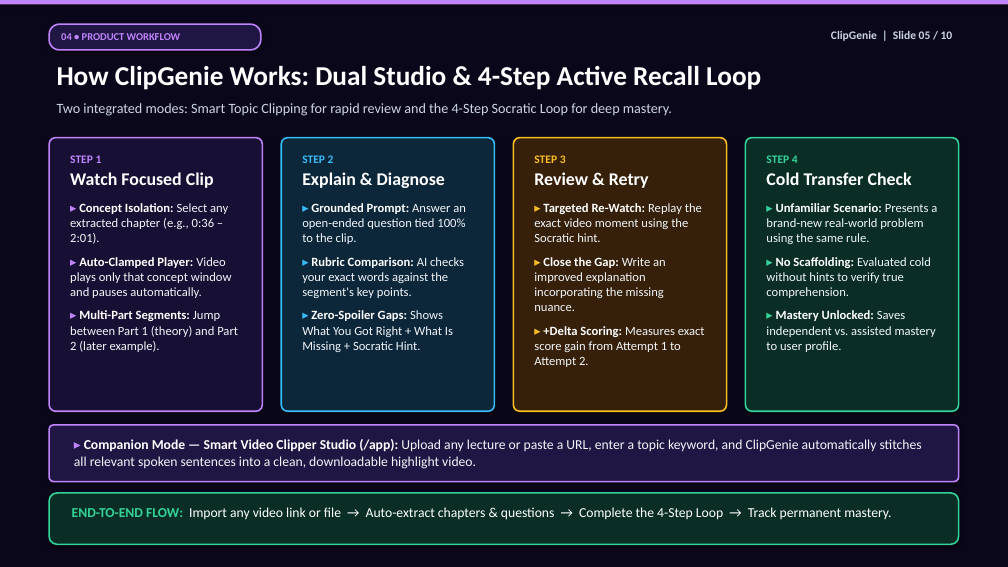
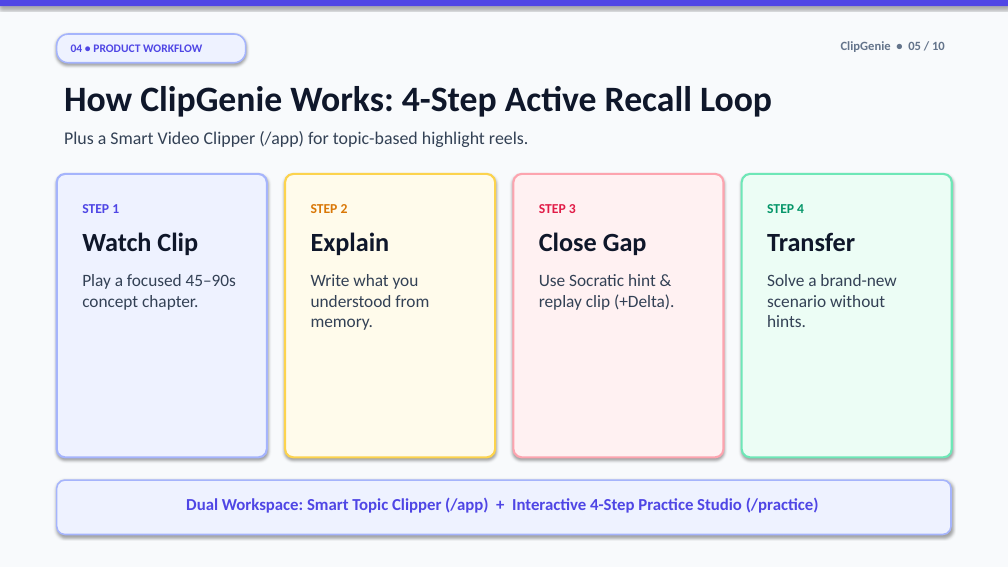
Before and after one commit to ansnaeemcodes/clipgenie, a slide deck: slide 5 of ClipGenie_Presentation.pptx. Drawn at 1008x567 pixels with LibreOffice and Linux fonts; fonts in the diff are those of the drawing. Boxes give left, top, right and bottom in pixels: in the first picture for what was removed or moved away, otherwise in the second. Text is boxed around its words. In the diff, an @@ line names an element or a change of style, - is before the commit and + after.

Commit message:
design(deck): create clean light-theme stage presentation with minimal text for projector visibility

```diff
--- a/ClipGenie_Presentation.pptx
+++ b/ClipGenie_Presentation.pptx
@@ rectangle at bbox=[0, 0, 1008, 567]: fill #0B071A to #F8FAFC @@
@@ rectangle at bbox=[0, 0, 1008, 6]: fill #C084FC to #4F46E5 @@
@@ rounded rectangle "04 • PRODUCT WORKFLOW": place and size @@
-rounded rectangle "04 • PRODUCT WORKFLOW" at bbox=[49, 24, 261, 50]
+rounded rectangle "04 • PRODUCT WORKFLOW" at bbox=[57, 34, 246, 63]
@@ rounded rectangle "04 • PRODUCT WORKFLOW" at bbox=[57, 34, 246, 63]: size 10 to 11 pt, text colour #C084FC to #4F46E5; fill #201644 to #EEF2FF; outline #C084FC 1.5 pt to #A5B4FC 1.5 pt @@
@@ text at bbox=[841, 41, 945, 52]: text changed; size 11 to 12 pt; text colour #CBD5E1 to #64748B @@
-ClipGenie | Slide 05 / 10
+ClipGenie • 05 / 10
@@ text at bbox=[64, 86, 772, 117]: text changed; size 26 to 34 pt; text colour #FFFFFF to #0F172A @@
-How ClipGenie Works: Dual Studio & 4-Step Active Recall Loop
+How ClipGenie Works: 4-Step Active Recall Loop
@@ text at bbox=[64, 131, 528, 147]: text changed; size 13.5 to 17 pt; text colour #CBD5E1 to #334155 @@
-Two integrated modes: Smart Topic Clipping for rapid review and the 4-Step Socratic Loop for deep mastery.
+Plus a Smart Video Clipper (/app) for topic-based highlight reels.
@@ rounded rectangle: place and size @@
-rounded rectangle at bbox=[49, 138, 262, 411]
+rounded rectangle at bbox=[57, 174, 267, 457]
@@ rounded rectangle at bbox=[57, 174, 267, 457]: fill #181034 to #EEF2FF; outline #C084FC 1.5 pt to #A5B4FC 2 pt; proportions changed @@
@@ rounded rectangle: place and size @@
-rounded rectangle at bbox=[281, 138, 495, 411]
+rounded rectangle at bbox=[285, 174, 495, 457]
@@ rounded rectangle at bbox=[285, 174, 495, 457]: fill #0C263A to #FFFBEB; outline #38BDF8 1.5 pt to #FCD34D 2 pt; proportions changed @@
@@ rounded rectangle: place and size @@
-rounded rectangle at bbox=[513, 138, 727, 411]
+rounded rectangle at bbox=[513, 174, 724, 457]
@@ rounded rectangle at bbox=[513, 174, 724, 457]: fill #36200A to #FFF1F2; outline #FBBF24 1.5 pt to #FDA4AF 2 pt; proportions changed @@
@@ rounded rectangle: place and size @@
-rounded rectangle at bbox=[746, 138, 959, 411]
+rounded rectangle at bbox=[742, 174, 952, 457]
@@ rounded rectangle at bbox=[742, 174, 952, 457]: fill #0A2E26 to #ECFDF5; outline #34D399 1.5 pt to #6EE7B7 2 pt; proportions changed @@
@@ text "STEP 1": place and size @@
-text "STEP 1" at bbox=[70, 155, 238, 352]
+text "STEP 1" at bbox=[82, 204, 236, 310]
@@ text at bbox=[82, 204, 119, 213]: size 11 to 13 pt, text colour #C084FC to #4F46E5 in "STEP 1"; more space between paragraphs @@
@@ text "STEP 2": place and size @@
-text "STEP 2" at bbox=[302, 155, 466, 352]
+text "STEP 2" at bbox=[311, 204, 429, 330]
@@ text at bbox=[311, 204, 348, 213]: size 11 to 13 pt, text colour #38BDF8 to #D97706 in "STEP 2"; more space between paragraphs @@
@@ text "STEP 3": place and size @@
-text "STEP 3" at bbox=[534, 155, 705, 367]
+text "STEP 3" at bbox=[539, 204, 674, 310]
@@ text at bbox=[539, 204, 576, 213]: size 11 to 13 pt, text colour #FBBF24 to #E11D48 in "STEP 3"; more space between paragraphs @@
@@ text "STEP 4": place and size @@
-text "STEP 4" at bbox=[766, 155, 937, 352]
+text "STEP 4" at bbox=[767, 204, 896, 327]
@@ text at bbox=[767, 204, 804, 213]: size 11 to 13 pt, text colour #34D399 to #059669 in "STEP 4"; more space between paragraphs @@
@@ text at bbox=[82, 232, 236, 310]: text changed; size 12 to 16.5 pt; text colour #F1F5F9 to #334155 @@
-Watch Focused Clip
-▸ Concept Isolation: Select any extracted chapter (e.g., 0:36 – 2:01).
-▸ Auto-Clamped Player: Video plays only that concept window and pauses automatically.
-▸ Multi-Part Segments: Jump between Part 1 (theory) and Part 2 (later example).
+Watch Clip
+Play a focused 45–90s concept chapter.
@@ text at bbox=[311, 232, 429, 330]: text changed; size 12 to 16.5 pt; text colour #F1F5F9 to #334155 @@
-Explain & Diagnose
-▸ Grounded Prompt: Answer an open-ended question tied 100% to the clip.
-▸ Rubric Comparison: AI checks your exact words against the segment's key points.
-▸ Zero-Spoiler Gaps: Shows What You Got Right + What Is Missing + Socratic Hint.
+Explain
+Write what you understood from memory.
@@ text at bbox=[539, 232, 674, 310]: text changed; size 12 to 16.5 pt; text colour #F1F5F9 to #334155 @@
-Review & Retry
-▸ Targeted Re-Watch: Replay the exact video moment using the Socratic hint.
-▸ Close the Gap: Write an improved explanation incorporating the missing nuance.
-▸ +Delta Scoring: Measures exact score gain from Attempt 1 to Attempt 2.
+Close Gap
+Use Socratic hint & replay clip (+Delta).
@@ text at bbox=[767, 232, 896, 327]: text changed; size 12 to 16.5 pt; text colour #F1F5F9 to #334155 @@
-Cold Transfer Check
-▸ Unfamiliar Scenario: Presents a brand-new real-world problem using the same rule.
-▸ No Scaffolding: Evaluated cold without hints to verify true comprehension.
-▸ Mastery Unlocked: Saves independent vs. assisted mastery to user profile.
+Transfer
+Solve a brand-new scenario without hints.
@@ rounded rectangle removed at bbox=[49, 493, 959, 544] @@
@@ rounded rectangle: place and size @@
-rounded rectangle at bbox=[49, 425, 959, 482]
+rounded rectangle at bbox=[57, 480, 951, 535]
@@ rounded rectangle at bbox=[57, 480, 951, 535]: fill #201644 to #EEF2FF; outline #C084FC 1.5 pt to #A5B4FC 1.5 pt; proportions changed @@
@@ text removed at bbox=[72, 507, 891, 520] @@
-END-TO-END FLOW: Import any video link or file → Auto-extract chapters & questions → Complete the 4-Step Loop → Track permanent mastery.
@@ text at bbox=[186, 497, 819, 513]: text changed; size 13 to 16 pt; text colour #F1F5F9 to #4F46E5; bold on @@
-▸ Companion Mode — Smart Video Clipper Studio (/app): Upload any lecture or paste a URL, enter a topic keyword, and ClipGenie automatically stitches all relevant spoken sentences into a clean, downloadable highlight video.
+Dual Workspace: Smart Topic Clipper (/app) + Interactive 4-Step Practice Studio (/practice)
```
Also in this commit, not shown: 6 other slides changed, 3 slides added, 3 slides removed, 7 other files.
